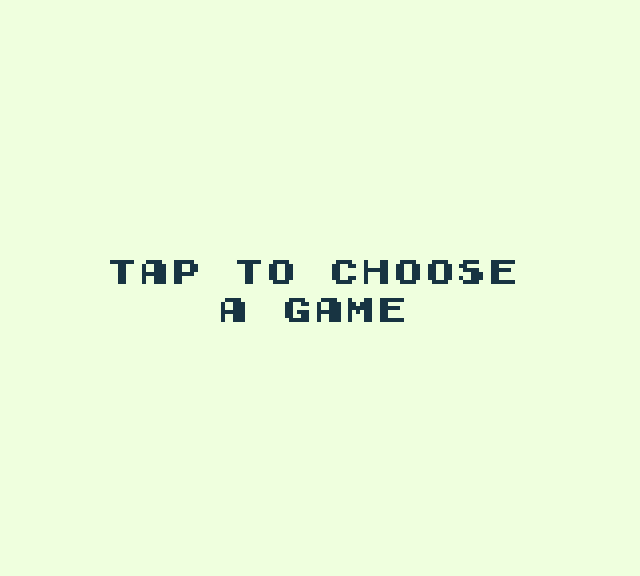
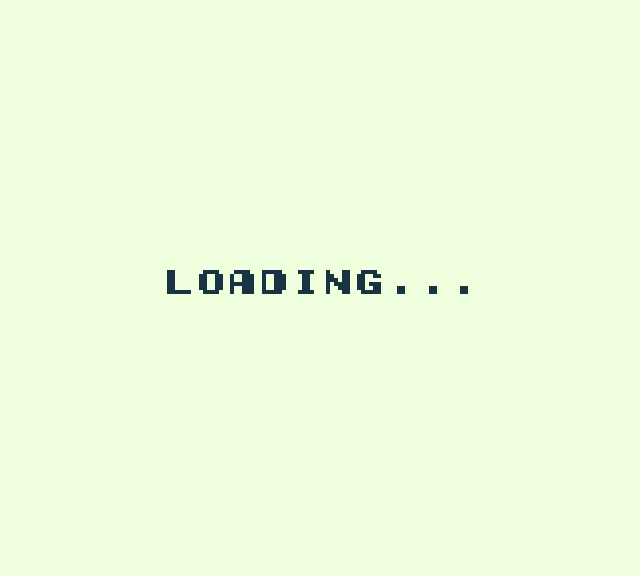
Layered file, before and after one edit (640px x 576px). Changes by layer:
hid "TAP TO CHOOSE A GAME" over [110,260,515,322]
showed "LOADING..." over [167,270,468,294]
